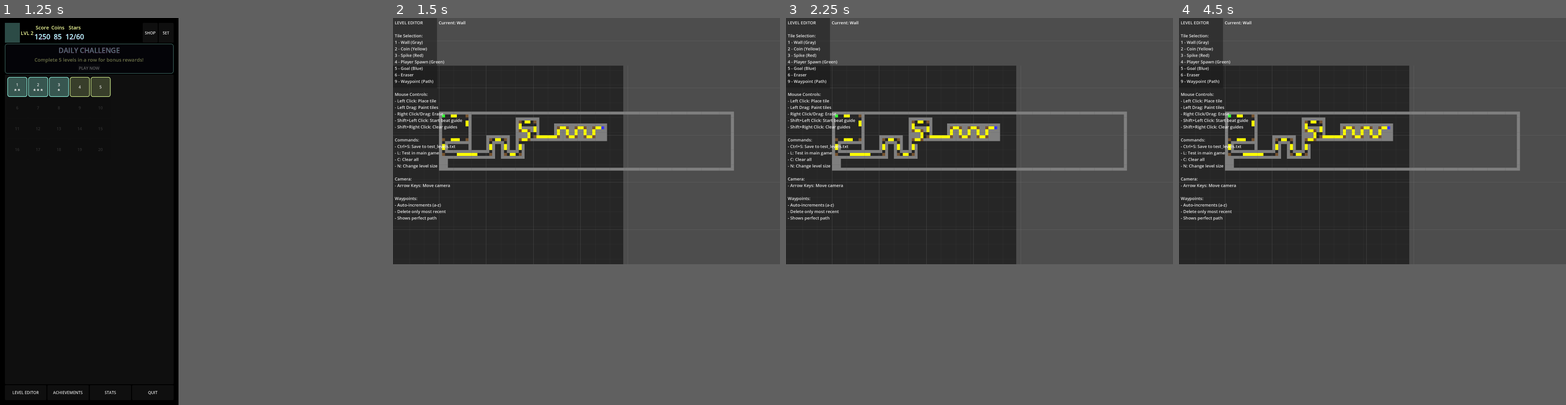
Above: before the commit, frames 1-4 (left to right).
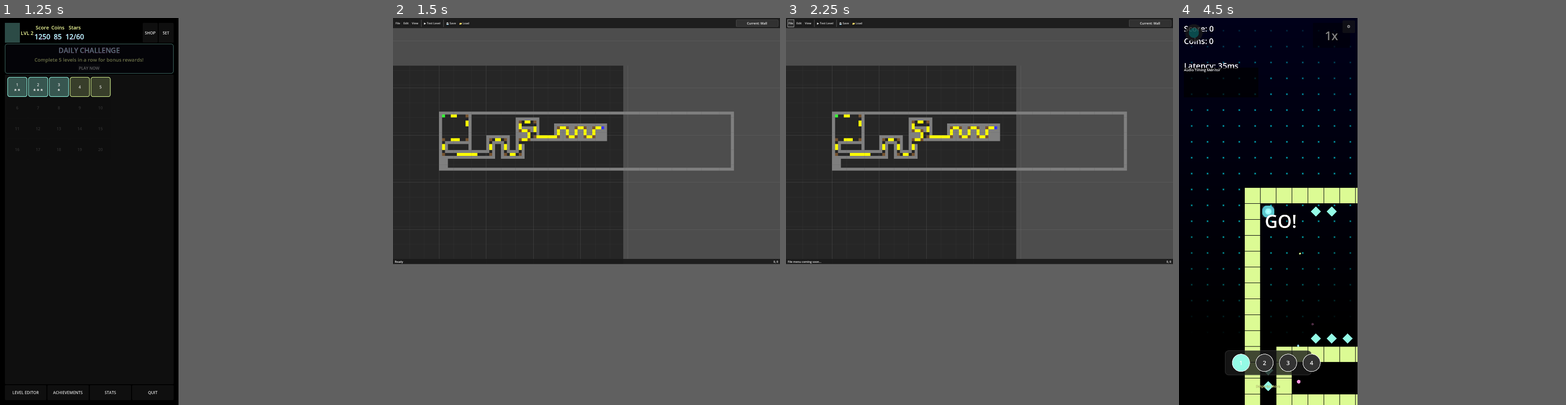
Above: after the commit, the same moments.

Repository: rubiconRiver/tomb-of-the-mask-clone
Game: Godot game, scene res://scenes/TestStart.tscn
The game is run twice, just before and just after one commit, with the same random seed, the same clock (stepped at 60 frames per second) and the same inputs.
Inputs (mouse positions are in pixels of both pictures, inside the frame that each line leads up to):
- Up to frame 1 (1.25 s): tap Enter at 0.5 s; move the mouse to (127, 192) at 0.52 s; hold Right from 0.53 s (still down); tap G at 0.6 s; click (127, 192) at 0.67 s
- Up to frame 2 (1.5 s): release Right at 1.25 s; click "LEVEL EDITOR" at 1.25 s
- Up to frame 3 (2.25 s): click (789, 25) at 2 s, where only the run after the commit has a clickable "File"
- Up to frame 4 (4.5 s): click (1186, 25) at 2.75 s, where only the run after the commit has a clickable "Edit"; click (1190, 25) at 3.5 s, where only the run after the commit has a clickable "View"; click (1198, 25) at 4.25 s, where only the run after the commit has a clickable "▶ Test Level"
In our replay, in frame 4 the window is 800x509 before the commit and 369x800 after it. These sizes can differ from the game's own. Grey fills any space a smaller window leaves; there, only what the larger window draws over its background counts as a difference.

Frame 1 is identical in both runs. In frame 2, 4.8% of the frame differs, in the area x 0-100%, y 0-64%; in frame 3, 4.8%; in frame 4, 40%, in the area x 0-89%, y 0-100%.

Commit message:
better ui

Diff:
--- a/scenes/level_editor/LevelEditor.tscn
+++ b/scenes/level_editor/LevelEditor.tscn
@@ -1,10 +1,27 @@
-[gd_scene load_steps=4 format=3 uid="uid://t5cl84b1nyd8"]
+[gd_scene load_steps=6 format=3 uid="uid://t5cl84b1nyd8"]
 
 [ext_resource type="Script" uid="uid://cxrjxmyr60n3a" path="res://scripts/tools/LevelEditor.gd" id="1"]
 [ext_resource type="Script" uid="uid://by1b4nvcpa8sp" path="res://scripts/tools/GridOverlay.gd" id="2"]
 
-[sub_resource type="LabelSettings" id="1"]
-font_size = 24
+[sub_resource type="StyleBoxFlat" id="StyleBoxFlat_1"]
+bg_color = Color(0.1, 0.1, 0.1, 0.9)
+border_width_bottom = 2
+border_color = Color(0.3, 0.3, 0.3, 1)
+
+[sub_resource type="StyleBoxFlat" id="StyleBoxFlat_2"]
+bg_color = Color(0.2, 0.2, 0.2, 0.9)
+border_width_left = 1
+border_width_top = 1
+border_width_right = 1
+border_width_bottom = 1
+border_color = Color(0.4, 0.4, 0.4, 1)
+corner_radius_top_left = 4
+corner_radius_top_right = 4
+corner_radius_bottom_right = 4
+corner_radius_bottom_left = 4
+
+[sub_resource type="LabelSettings" id="LabelSettings_1"]
+font_size = 18
 
 [node name="LevelEditor" type="Node2D"]
 script = ExtResource("1")
@@ -14,54 +31,115 @@
 
 [node name="UI" type="CanvasLayer" parent="."]
 
-[node name="Instructions" type="Panel" parent="UI"]
-modulate = Color(1, 1, 1, 0.9)
-offset_right = 250.0
-offset_bottom = 400.0
+[node name="TopBar" type="Panel" parent="UI"]
+custom_minimum_size = Vector2(0, 60)
+anchors_preset = 10
+anchor_right = 1.0
+offset_bottom = 60.0
+theme_override_styles/panel = SubResource("StyleBoxFlat_1")
 
-[node name="Label" type="Label" parent="UI/Instructions"]
-layout_mode = 0
+[node name="ToolButtons" type="HBoxContainer" parent="UI/TopBar"]
+layout_mode = 1
+anchors_preset = 4
+anchor_top = 0.5
+anchor_bottom = 0.5
 offset_left = 10.0
-offset_top = 10.0
-offset_right = 240.0
-offset_bottom = 390.0
-text = "LEVEL EDITOR
+offset_top = -20.0
+offset_right = 500.0
+offset_bottom = 20.0
+grow_vertical = 2
+theme_override_constants/separation = 10
 
-Tile Selection:
-1 - Wall (Gray)
-2 - Coin (Yellow)
-3 - Spike (Red)
-4 - Player Spawn (Green)
-5 - Goal (Blue)
-6 - Eraser
-9 - Waypoint (Path)
+[node name="FileButton" type="Button" parent="UI/TopBar/ToolButtons"]
+layout_mode = 2
+text = "File"
 
-Mouse Controls:
-- Left Click: Place tile
-- Left Drag: Paint tiles
-- Right Click/Drag: Erase
-- Shift+Left Click: Start beat guide
-- Shift+Right Click: Clear guides
+[node name="EditButton" type="Button" parent="UI/TopBar/ToolButtons"]
+layout_mode = 2
+text = "Edit"
 
-Commands:
-- Ctrl+S: Save to test_levels.txt
-- L: Test in main game
-- C: Clear all
-- N: Change level size
+[node name="ViewButton" type="Button" parent="UI/TopBar/ToolButtons"]
+layout_mode = 2
+text = "View"
 
-Camera:
-- Arrow Keys: Move camera
+[node name="VSeparator" type="VSeparator" parent="UI/TopBar/ToolButtons"]
+layout_mode = 2
 
-Waypoints:
-- Auto-increments (a-z)
-- Delete only most recent
-- Shows perfect path"
-label_settings = SubResource("1")
+[node name="PlayButton" type="Button" parent="UI/TopBar/ToolButtons"]
+layout_mode = 2
+text = "▶ Test Level"
 
-[node name="CurrentTile" type="Label" parent="UI"]
-offset_left = 260.0
-offset_top = 10.0
-offset_right = 460.0
-offset_bottom = 50.0
+[node name="VSeparator2" type="VSeparator" parent="UI/TopBar/ToolButtons"]
+layout_mode = 2
+
+[node name="SaveButton" type="Button" parent="UI/TopBar/ToolButtons"]
+layout_mode = 2
+text = "💾 Save"
+
+[node name="LoadButton" type="Button" parent="UI/TopBar/ToolButtons"]
+layout_mode = 2
+text = "📁 Load"
+
+[node name="CurrentTilePanel" type="Panel" parent="UI/TopBar"]
+layout_mode = 1
+anchors_preset = 6
+anchor_left = 1.0
+anchor_top = 0.5
+anchor_right = 1.0
+anchor_bottom = 0.5
+offset_left = -250.0
+offset_top = -20.0
+offset_right = -10.0
+offset_bottom = 20.0
+grow_horizontal = 0
+grow_vertical = 2
+theme_override_styles/panel = SubResource("StyleBoxFlat_2")
+
+[node name="CurrentTileLabel" type="Label" parent="UI/TopBar/CurrentTilePanel"]
+layout_mode = 1
+anchors_preset = 15
+anchor_right = 1.0
+anchor_bottom = 1.0
+grow_horizontal = 2
+grow_vertical = 2
 text = "Current: Wall"
-label_settings = SubResource("1")
+label_settings = SubResource("LabelSettings_1")
+horizontal_alignment = 1
+vertical_alignment = 1
+
+[node name="StatusBar" type="Panel" parent="UI"]
+custom_minimum_size = Vector2(0, 30)
+anchors_preset = 12
+anchor_top = 1.0
+anchor_right = 1.0
+anchor_bottom = 1.0
+offset_top = -30.0
+theme_override_styles/panel = SubResource("StyleBoxFlat_1")
+
+[node name="StatusLabel" type="Label" parent="UI/StatusBar"]
+layout_mode = 1
+anchors_preset = 4
+anchor_top = 0.5
+anchor_bottom = 0.5
+offset_left = 10.0
+offset_top = -10.0
+offset_right = 300.0
+offset_bottom = 10.0
+grow_vertical = 2
+text = "Ready"
+
+[node name="CoordinatesLabel" type="Label" parent="UI/StatusBar"]
+layout_mode = 1
+anchors_preset = 6
+anchor_left = 1.0
+anchor_top = 0.5
+anchor_right = 1.0
+anchor_bottom = 0.5
+offset_left = -150.0
+offset_top = -10.0
+offset_right = -10.0
+offset_bottom = 10.0
+grow_horizontal = 0
+grow_vertical = 2
+text = "0, 0"
+horizontal_alignment = 2
--- a/scripts/tools/LevelEditor.gd
+++ b/scripts/tools/LevelEditor.gd
@@ -49,8 +49,15 @@
 }
 
 @onready var ui_layer = $UI
-@onready var instructions_panel = $UI/Instructions
 @onready var grid_node = $Grid
+@onready var status_label = $UI/StatusBar/StatusLabel
+@onready var coordinates_label = $UI/StatusBar/CoordinatesLabel
+@onready var file_button = $UI/TopBar/ToolButtons/FileButton
+@onready var edit_button = $UI/TopBar/ToolButtons/EditButton
+@onready var view_button = $UI/TopBar/ToolButtons/ViewButton
+@onready var play_button = $UI/TopBar/ToolButtons/PlayButton
+@onready var save_button = $UI/TopBar/ToolButtons/SaveButton
+@onready var load_button = $UI/TopBar/ToolButtons/LoadButton
 
 # Waypoint system
 var waypoints = {}  # Dictionary of grid_pos -> letter
@@ -221,8 +228,26 @@
 	clear_level()
 
 func setup_ui():
-	current_tile_label = $UI/CurrentTile
+	current_tile_label = $UI/TopBar/CurrentTilePanel/CurrentTileLabel
 	update_current_tile_display()
+
+	# Connect button signals
+	if file_button:
+		file_button.pressed.connect(_on_file_button_pressed)
+	if edit_button:
+		edit_button.pressed.connect(_on_edit_button_pressed)
+	if view_button:
+		view_button.pressed.connect(_on_view_button_pressed)
+	if play_button:
+		play_button.pressed.connect(load_into_game)
+	if save_button:
+		save_button.pressed.connect(save_level)
+	if load_button:
+		load_button.pressed.connect(_on_load_button_pressed)
+
+	# Update status
+	if status_label:
+		status_label.text = "Ready"
 
 func _input(event):
 	# Handle mouse wheel zoom
@@ -352,8 +377,12 @@
 
 	# Handle mouse motion for dragging
 	elif event is InputEventMouseMotion:
+		# Update coordinates display
+		var grid_pos = world_to_grid(get_global_mouse_position())
+		if coordinates_label and is_valid_grid_position(grid_pos):
+			coordinates_label.text = "%d, %d" % [grid_pos.x, grid_pos.y]
+
 		if is_dragging:
-			var grid_pos = world_to_grid(get_global_mouse_position())
 			if is_valid_grid_position(grid_pos) and grid_pos != last_placed_position:
 				if Input.is_mouse_button_pressed(MOUSE_BUTTON_LEFT):
 					place_tile(grid_pos, current_tile_type)
@@ -398,7 +427,10 @@
 		if grid_pos in waypoints:
 			remove_waypoint(grid_pos)
 
-	print("Placed ", get_tile_type_name(tile_type), " at ", grid_pos)
+	var tile_name = get_tile_type_name(tile_type)
+	print("Placed ", tile_name, " at ", grid_pos)
+	if status_label:
+		status_label.text = "Placed %s at (%d, %d)" % [tile_name, grid_pos.x, grid_pos.y]
 
 func get_tile_type_name(tile_type: TileType) -> String:
 	match tile_type:
@@ -967,3 +999,24 @@
 	var result = calculator.calculate_ghost_path(level_template)
 
 	print("\nPress Ctrl+G to recalculate ghost path")
+
+# Button handlers
+func _on_file_button_pressed():
+	print("File menu - TODO")
+	if status_label:
+		status_label.text = "File menu coming soon..."
+
+func _on_edit_button_pressed():
+	print("Edit menu - TODO")
+	if status_label:
+		status_label.text = "Edit menu coming soon..."
+
+func _on_view_button_pressed():
+	print("View menu - TODO")
+	if status_label:
+		status_label.text = "View menu coming soon..."
+
+func _on_load_button_pressed():
+	print("Load dialog - TODO")
+	if status_label:
+		status_label.text = "Load dialog coming soon..."
Not shown, changed: levels/test_levels.txt
